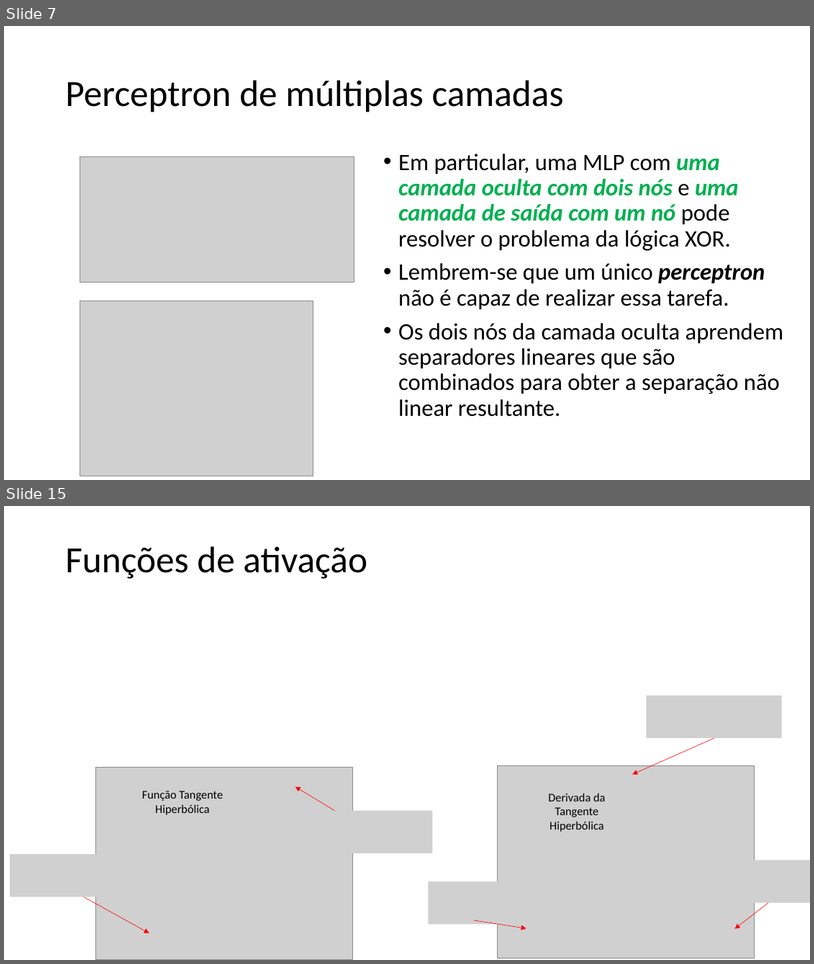
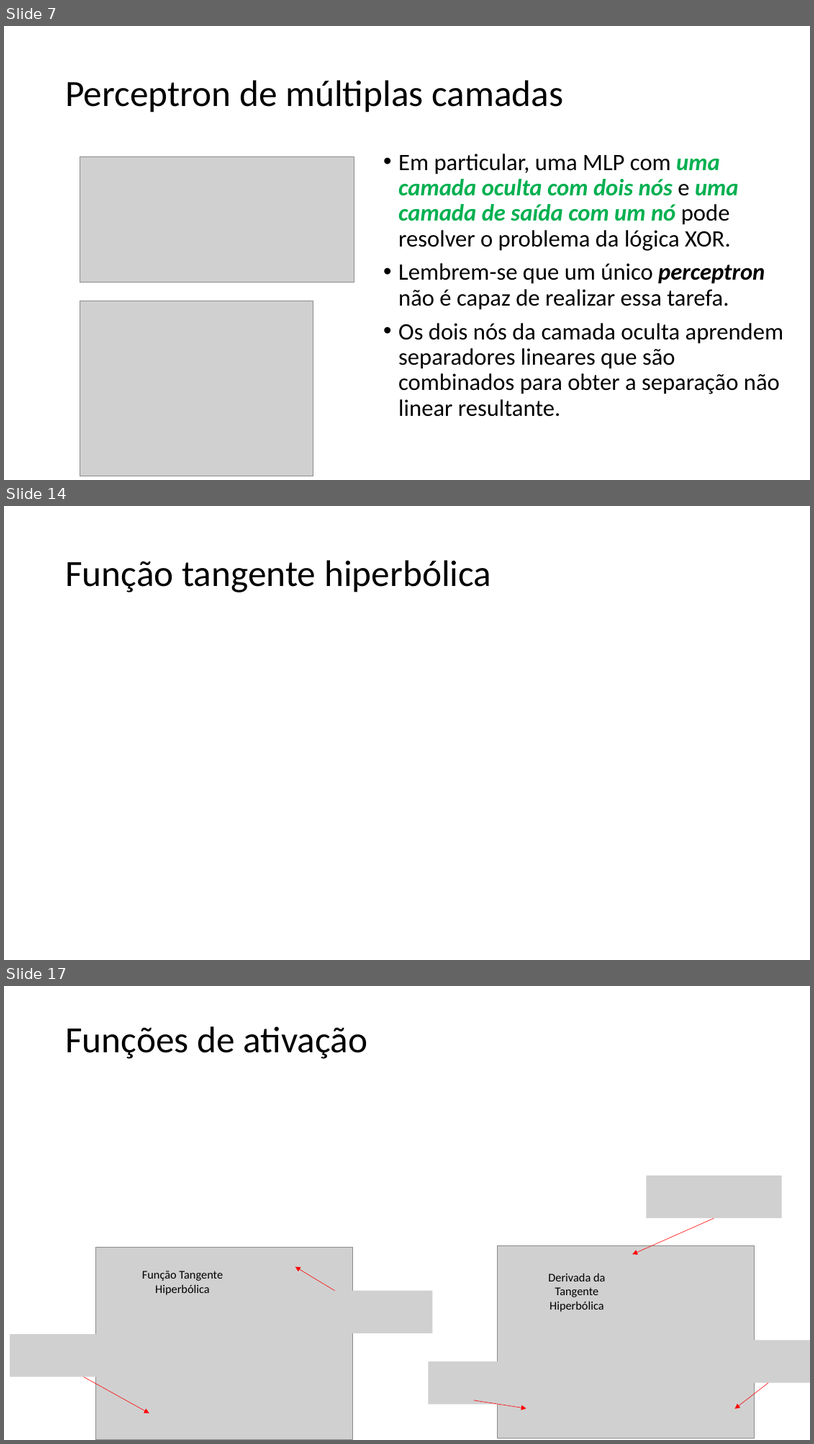
Before and after one commit to zz4fap/t320_aprendizado_de_maquina, a slide deck: slides/T320_Redes_Neurais_Artificiais (Parte II).pptx. Shown one above the other, each under a label of ours: slides 7 and 15 before the commit, slides 7, 14 and 17 after it; the slides between them are not shown. The pictures are 814x964 and 814x1444 pixels, drawn with LibreOffice and Linux fonts; fonts in the diff are those of the drawing; grey boxes stand for pictures. Boxes give left, top, right and bottom in pixels: in the first picture for what was removed or moved away, otherwise in the second. Text is boxed around its words. In the diff, an @@ line names an element or a change of style, - is before the commit and + after.

```diff
--- a/slides/T320_Redes_Neurais_Artificiais (Parte II).pptx
+++ b/slides/T320_Redes_Neurais_Artificiais (Parte II).pptx
@@ slide 14 added at (x1=4, y1=506, x2=810, y2=960), background #FFFFFF @@
@@ title added at (x1=65, y1=560, x2=491, y2=592), 44 pt, text #000000 @@
+Função tangente hiperbólica
@@ what was slide 15 is now slide 17 @@
```
Also in this commit, not shown: 2 slides changed, 5 other slides added, 4 slides removed.
